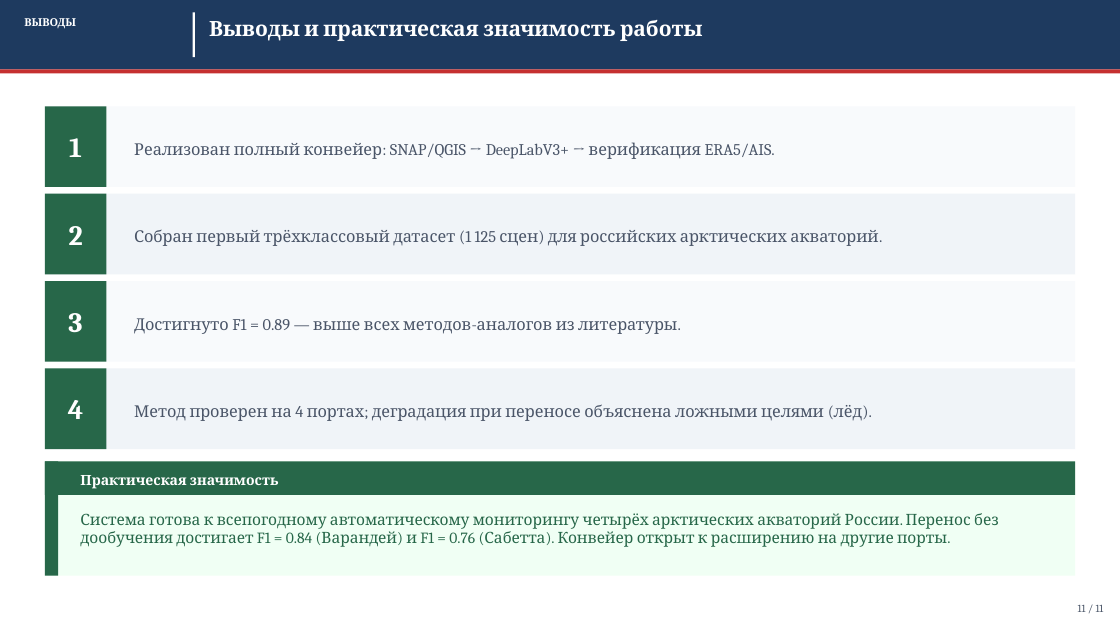
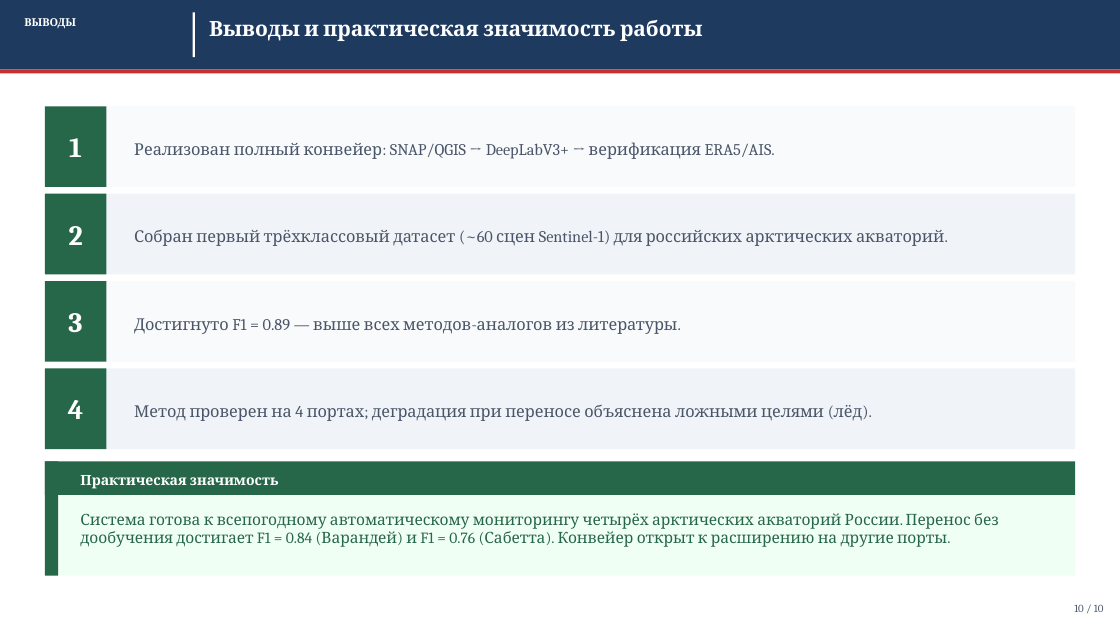
Before and after one commit to Confucius-hub/spbu_db_hw, a slide deck: slide 10 of thesis/presentation/Презентация_ВКР_2026.pptx (slide 11 before the commit). Drawn at 1120x630 pixels with LibreOffice and Linux fonts; fonts in the diff are those of the drawing. Boxes give left, top, right and bottom in pixels: in the first picture for what was removed or moved away, otherwise in the second. Text is boxed around its words. In the diff, an @@ line names an element or a change of style, - is before the commit and + after.

```diff
--- a/thesis/presentation/Презентация_ВКР_2026.pptx
+++ b/thesis/presentation/Презентация_ВКР_2026.pptx
@@ text at bbox=[134, 230, 944, 246]: text changed @@
-Собран первый трёхклассовый датасет (1 125 сцен) для российских арктических акваторий.
+Собран первый трёхклассовый датасет (~60 сцен Sentinel-1) для российских арктических акваторий.
@@ text at bbox=[1074, 604, 1104, 612]: text changed @@
-11 / 11
+10 / 10
```
Also in this commit, not shown: 8 other slides changed, 1 slide added, 2 slides removed, 17 other files.
